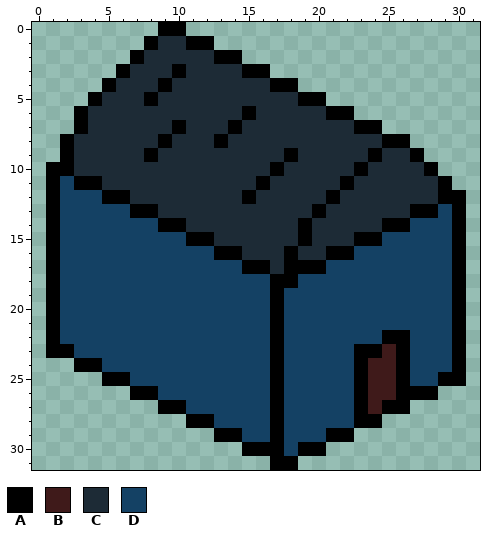
File history of a pixel-art sprite, images/House.png. Above: the version before the commit.
The file is 32x32 pixels.
Palette (. is transparent): A #000000  B #3f1a1a  C #1d2b36  D #144164
New version:
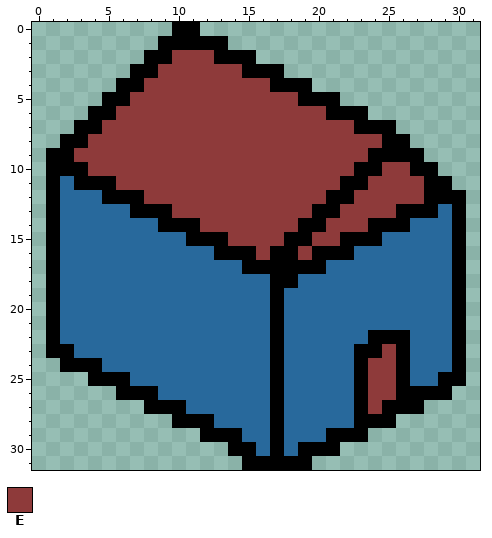
Colours new in this view: E #8e3a3a
The edit:
Colour D changes from #144164 to #28699c.
Colour A now appears in row 0 at x 11; in row 1 at x 13; in row 2 at x 15; in row 3 at x 17; in row 4 at x 19; in row 5 at x 21.
Colour A now appears in row 6 at x 23; in row 7 at x 25; in row 9 at x 1; in row 24 at x 2; in row 25 at x 4; in row 26 at x 6 and 29.
Colour A now appears in row 27 at x 8 and 27; in row 28 at x 10 and 25; in row 29 at x 12 and 23; in row 30 at x 14 and 21; in row 31 at x 15 to 16 and 19.
The author changed colour C to colour A in row 1 at x 9 to 10; in row 2 at x 8 to 9; in row 3 at x 7 to 8; in row 4 at x 6 to 7; in row 5 at x 5 to 6; in row 6 at x 4 to 5.
The author changed colour C to colour A in row 7 at x 4; in row 8 at x 3; in row 9 at x 25 to 26; in row 10 at x 3, 24 and 27; in row 11 at x 5, 23 and 28; in row 12 at x 7, 22 and 28.
The author changed colour C to colour A in row 13 at x 9, 21 and 26; in row 14 at x 11, 20 and 24; in row 15 at x 13, 18 and 22; in row 16 at x 15, 17 and 20; in row 17 at x 17.
The author changed colour D to colour A in row 22 at x 24.
The author changed colour A to colour D in row 30 at x 16.
The author changed colour A to colour E in row 3 at x 10; in row 4 at x 9; in row 5 at x 8; in row 6 at x 15; in row 7 at x 10 and 14; in row 8 at x 9 and 13.
The author changed colour A to colour E in row 9 at x 8 and 18; in row 10 at x 17; in row 11 at x 16; in row 12 at x 15.
The author changed colour B to colour E in row 23 at x 25; in rows 24 to 26 at x 24 to 25; in row 27 at x 24.
The author changed colour C to colour E in row 2 at x 10 to 12; in row 3 at x 9 and 11 to 14; in row 4 at x 8 and 10 to 16; in row 5 at x 7 and 9 to 18; in row 6 at x 6 to 14 and 16 to 20; in row 7 at x 5 to 9, 11 to 13 and 15 to 22.
The author changed colour C to colour E in row 8 at x 4 to 8, 10 to 12 and 14 to 24; in row 9 at x 3 to 7, 9 to 17 and 19 to 23; in row 10 at x 4 to 16, 18 to 22 and 25 to 26; in row 11 at x 6 to 15, 17 to 21 and 24 to 27; in row 12 at x 8 to 14, 16 to 20 and 23 to 27; in row 13 at x 10 to 19 and 22 to 25.
The author changed colour C to colour E in row 14 at x 12 to 18 and 21 to 23; in row 15 at x 14 to 17 and 20 to 21; in row 16 at x 16 and 19.
The author cleared colour A in row 0 at x 9; in row 1 at x 8; in row 2 at x 7; in row 3 at x 6; in row 4 at x 5; in row 5 at x 4.
The author cleared colour A in row 6 at x 3.
Changed places in both pictures, as pixel boxes (x1, y1, x2, y2):
changed: (46, 22, 452, 470)
